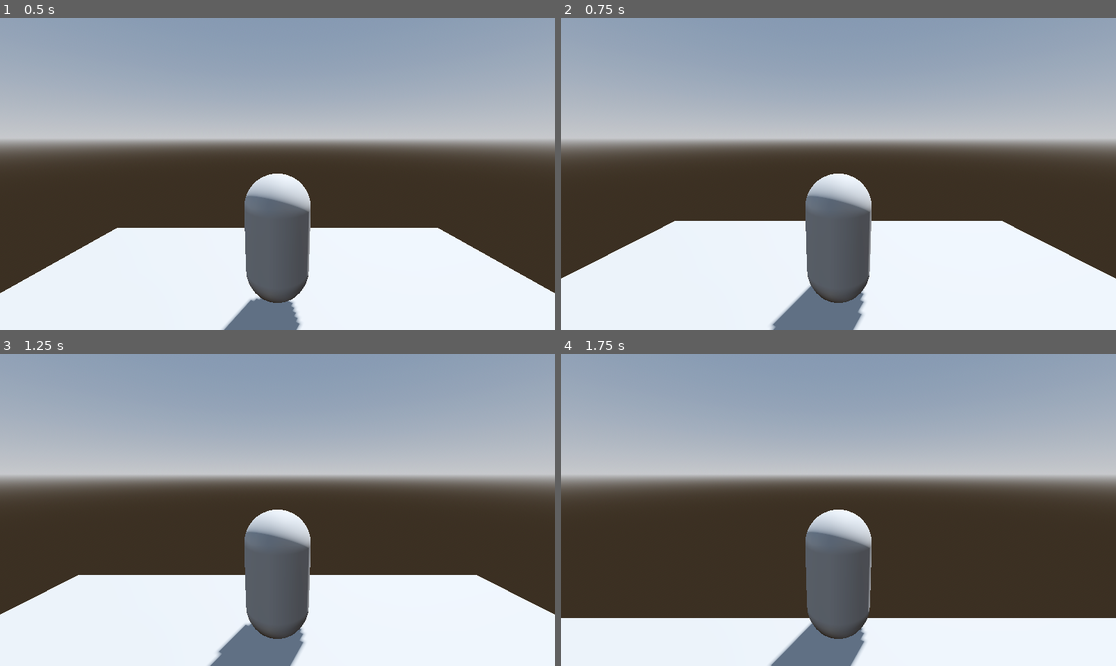
Above: before the commit, frames 1-4 (two rows, left to right).
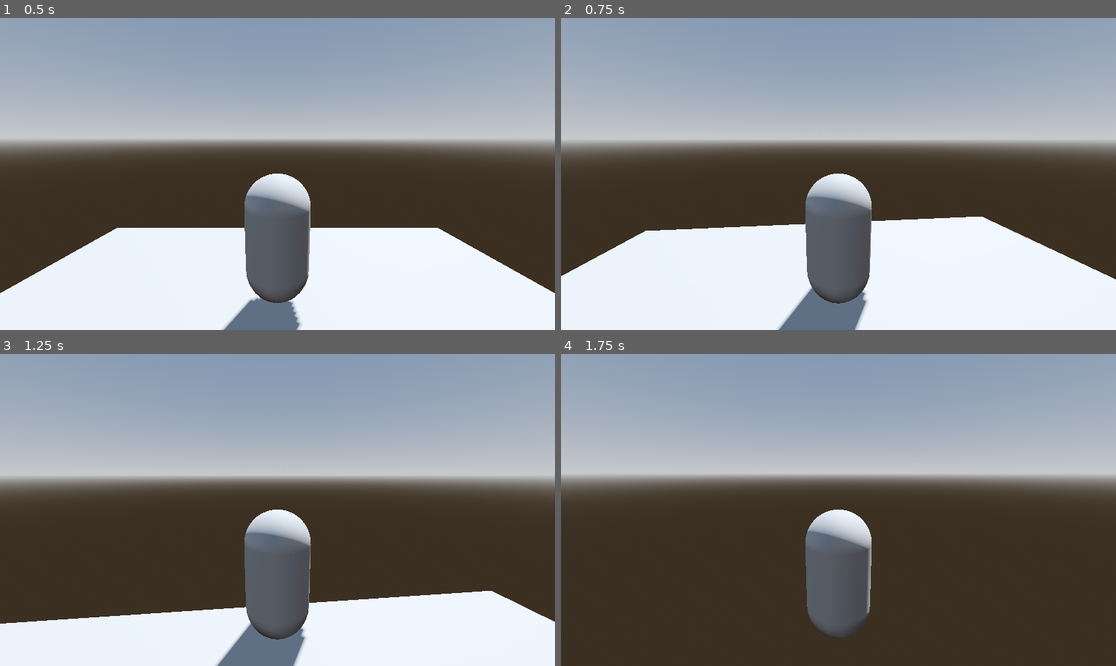
Above: after the commit, the same moments.

Repository: Lukko-Digital/walkington-city
Game: Godot game, scene res://main.tscn
The game is run twice, just before and just after one commit, with the same random seed, the same clock (stepped at 60 frames per second) and the same inputs.
Inputs (mouse positions are in pixels of both pictures, inside the frame that each line leads up to):
- Up to frame 1 (0.5 s): no input
- Up to frame 2 (0.75 s): move the mouse to (866, 174) at 0.52 s; hold W (forward) from 0.53 s (still down)
- Up to frame 3 (1.25 s): keep holding W (forward)
- Up to frame 4 (1.75 s): keep holding W (forward); move the mouse to (810, 510) at 1.27 s

Frame 1 is identical in both runs. In frame 2, 1.5% of the frame differs, in the area x 0-100%, y 52-100%; in frame 3, 7.8%; in frame 4, 15%, in the area x 0-100%, y 50-100%.

Commit message:
add camera movement

Diff:
--- a/player.gd
+++ b/player.gd
@@ -1,5 +1,13 @@
 extends RigidBody3D
 
+const MOUSE_SENSITIVITY = 0.001
+const SPEED = 1800.0
+
+var twist_input := 0.0
+var pitch_input := 0.0
+
+@onready var twist_pivot = $TwistPivot
+@onready var pitch_pivot = $TwistPivot/PitchPivot
 
 func _ready():
 	Input.mouse_mode = Input.MOUSE_MODE_CAPTURED
@@ -10,7 +18,24 @@
 	input.x = Input.get_axis("left", "right")
 	input.z = Input.get_axis("forward", "back")
 
-	apply_central_force(input * 1200.0 * delta)
+	apply_central_force(twist_pivot.basis * input * SPEED * delta)
 
 	if Input.is_action_just_pressed("ui_cancel"):
 		Input.mouse_mode = Input.MOUSE_MODE_VISIBLE
+
+	twist_pivot.rotate_y(twist_input)
+	pitch_pivot.rotate_x(pitch_input)
+	pitch_pivot.rotation.x = clamp(
+		pitch_pivot.rotation.x,
+		deg_to_rad(-30),
+		deg_to_rad(30)
+	)
+
+	twist_input = 0
+	pitch_input = 0
+
+func _unhandled_input(event):
+	if event is InputEventMouseMotion:
+		if Input.mouse_mode == Input.MOUSE_MODE_CAPTURED:
+			twist_input = -event.relative.x * MOUSE_SENSITIVITY
+			pitch_input = -event.relative.y * MOUSE_SENSITIVITY
